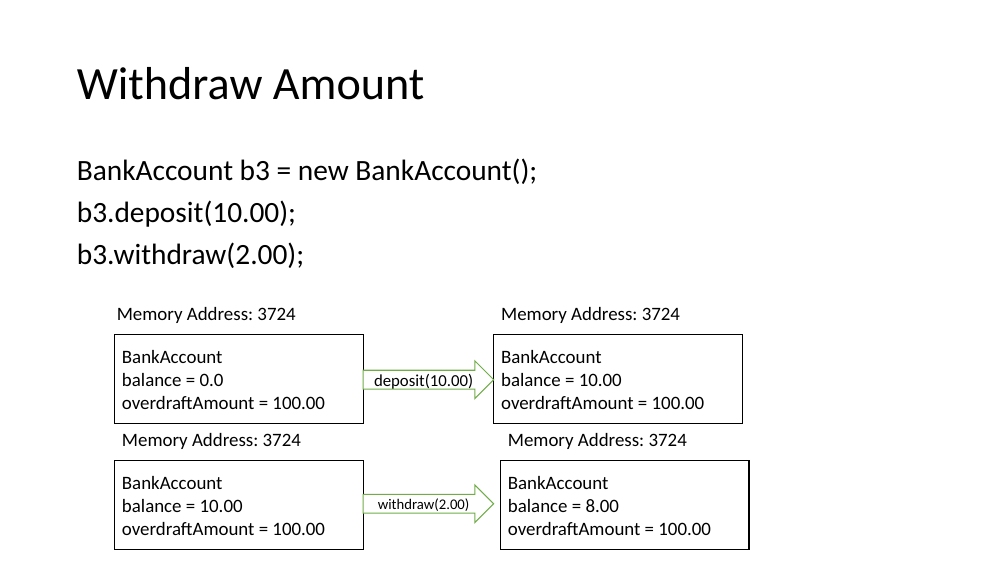
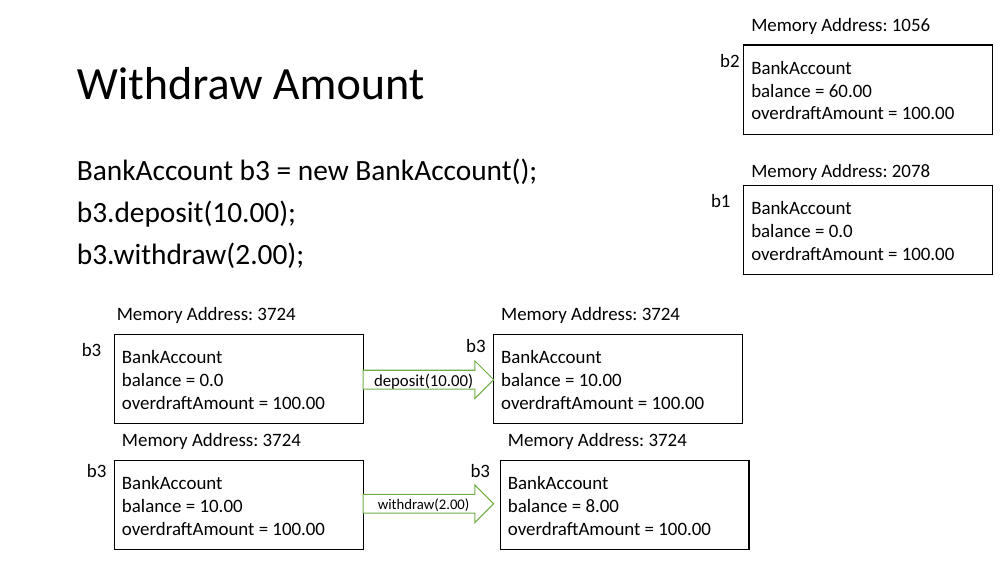
Before and after one commit to CPSC-233-Group-2018/Assignments, a slide deck: slide 4 of Assignment 2/Tracing Powerpoint.pptx. Drawn at 1008x567 pixels with LibreOffice and Linux fonts; fonts in the diff are those of the drawing. Boxes give left, top, right and bottom in pixels: in the first picture for what was removed or moved away, otherwise in the second. Text is boxed around its words. In the diff, an @@ line names an element or a change of style, - is before the commit and + after.

```diff
--- a/Assignment 2/Tracing Powerpoint.pptx
+++ b/Assignment 2/Tracing Powerpoint.pptx
@@ text added at (751, 18, 930, 34), 18 pt, text #000000 @@
+Memory Address: 1056
@@ text added at (720, 54, 739, 67), 18 pt, text #000000 @@
+b2
@@ rectangle added at (744, 45, 993, 135), outline #000000 1 pt, 18 pt, text #000000 @@
+BankAccount
+balance = 60.00
+overdraftAmount = 100.00
@@ text added at (751, 164, 930, 180), 18 pt, text #000000 @@
+Memory Address: 2078
@@ text added at (711, 194, 730, 207), 18 pt, text #000000 @@
+b1
@@ rectangle added at (744, 185, 993, 274), outline #000000 1 pt, 18 pt, text #000000 @@
+BankAccount
+balance = 0.0
+overdraftAmount = 100.00
@@ text added at (82, 343, 101, 356), 18 pt, text #000000 @@
+b3
@@ text added at (466, 339, 485, 352), 18 pt, text #000000 @@
+b3
@@ text added at (87, 464, 106, 477), 18 pt, text #000000 @@
+b3
@@ text added at (471, 464, 490, 477), 18 pt, text #000000 @@
+b3
```
Also in this commit, not shown: 2 other slides changed, 2 slides added.
